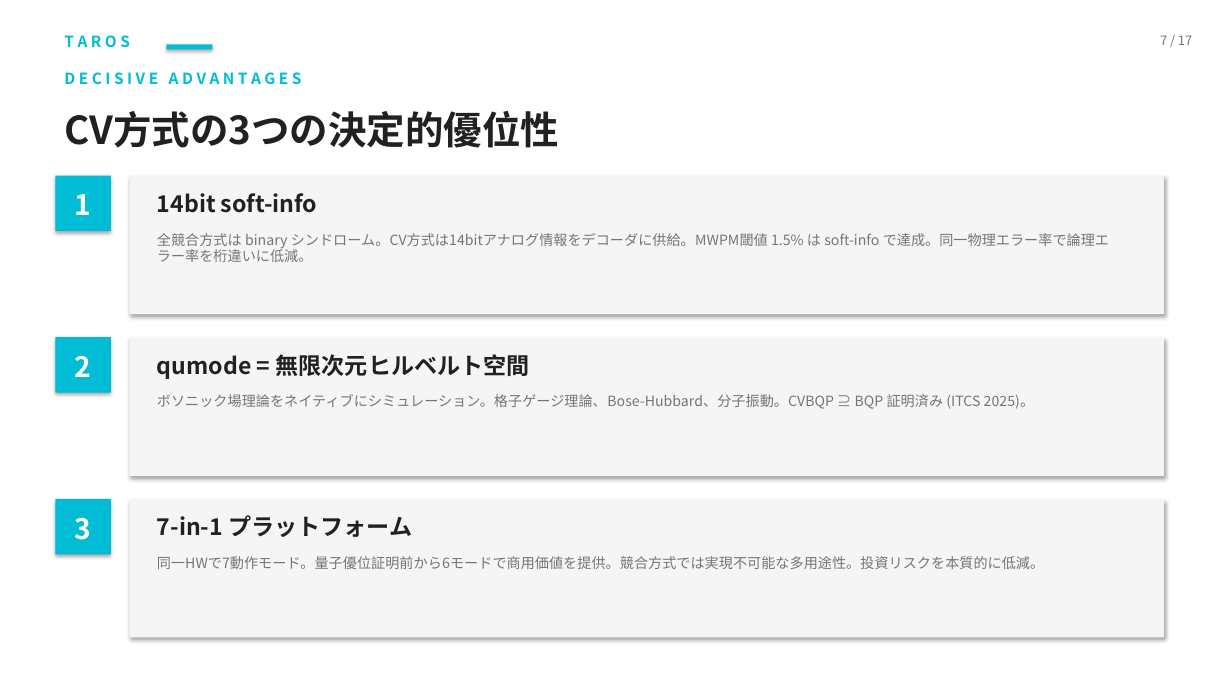
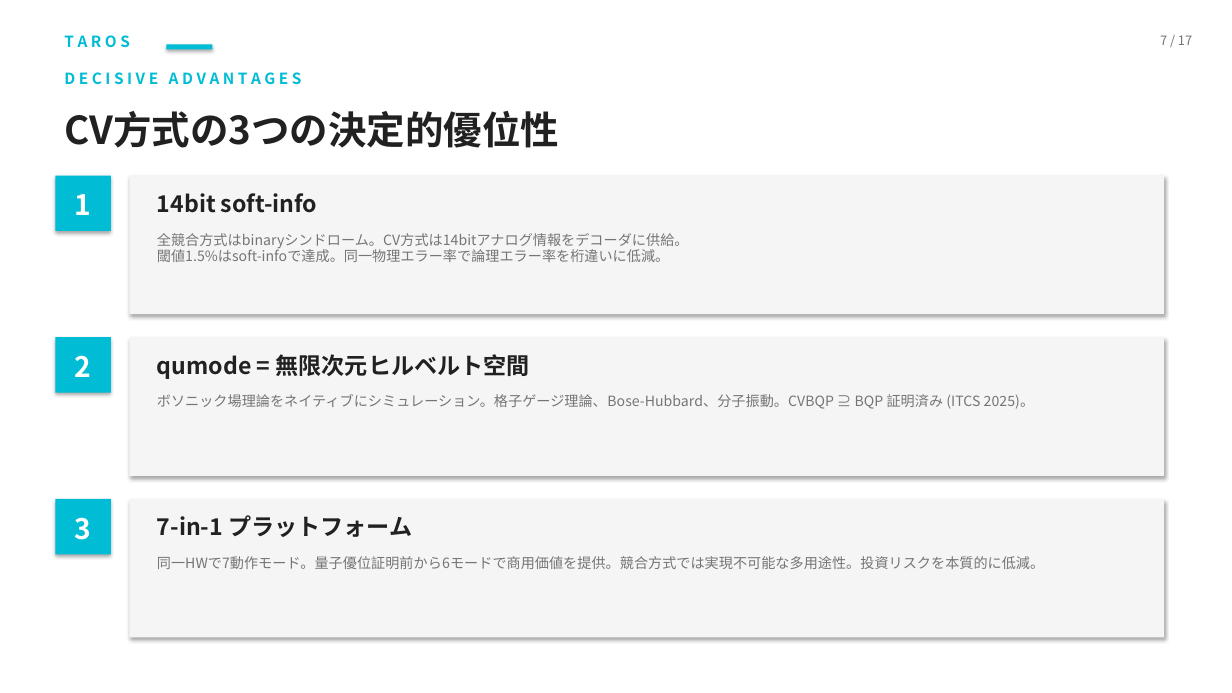
Before and after one commit to TomohiroTani28/Taros, a slide deck: slide 7 of assets/TAROS_Investor_Pitch_Revised.pptx. Drawn at 1232x693 pixels with LibreOffice and Linux fonts; fonts in the diff are those of the drawing. Boxes give left, top, right and bottom in pixels: in the first picture for what was removed or moved away, otherwise in the second. Text is boxed around its words. In the diff, an @@ line names an element or a change of style, - is before the commit and + after.

```diff
--- a/assets/TAROS_Investor_Pitch_Revised.pptx
+++ b/assets/TAROS_Investor_Pitch_Revised.pptx
@@ text at (157,233,689,262): text changed @@
-全競合方式は binary シンドローム。CV方式は14bitアナログ情報をデコーダに供給。MWPM閾値 1.5% は soft-info で達成。同一物理エラー率で論理エラー率を桁違いに低減。
+全競合方式はbinaryシンドローム。CV方式は14bitアナログ情報をデコーダに供給。
+閾値1.5%はsoft-infoで達成。同一物理エラー率で論理エラー率を桁違いに低減。
```
Also in this commit, not shown: 9 other slides changed, 2 other files.
